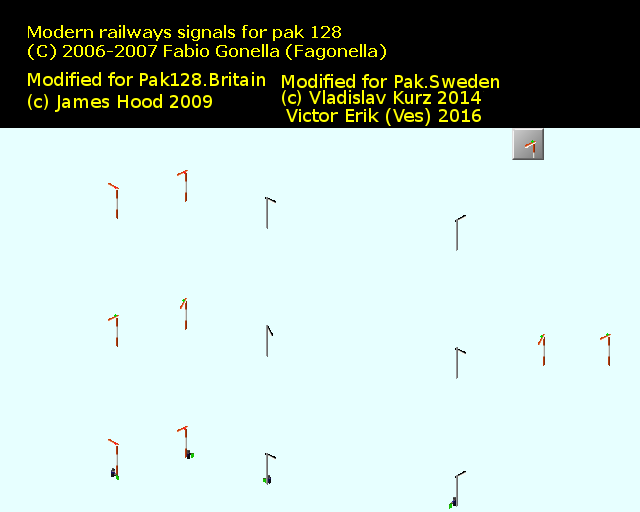
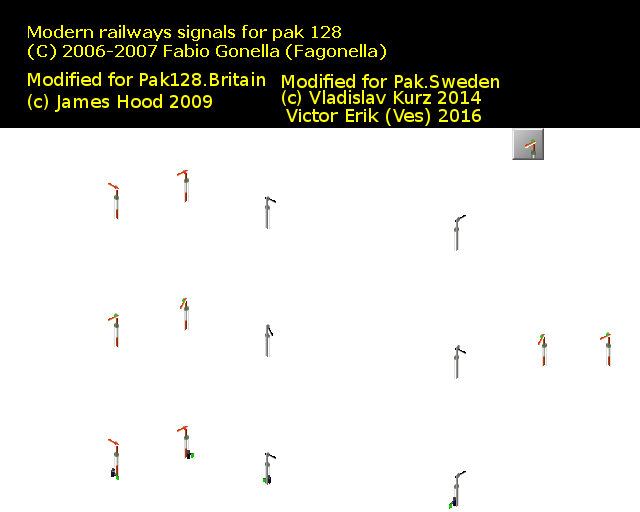
The second w=640, h=512 image is a revision of the first. Changes to its layers:
added layer "Lamphus" above "Vingar" over [114, 139, 610, 478]
added layer "Linor" above "Vev" over [114, 145, 611, 507]
added layer "Vev" above "Skuggor" over [114, 150, 611, 489]
added layer "Icon" above "Bakgrund" over [531, 139, 536, 158]
hid "Bakgrund" over [0, 128, 640, 512]
